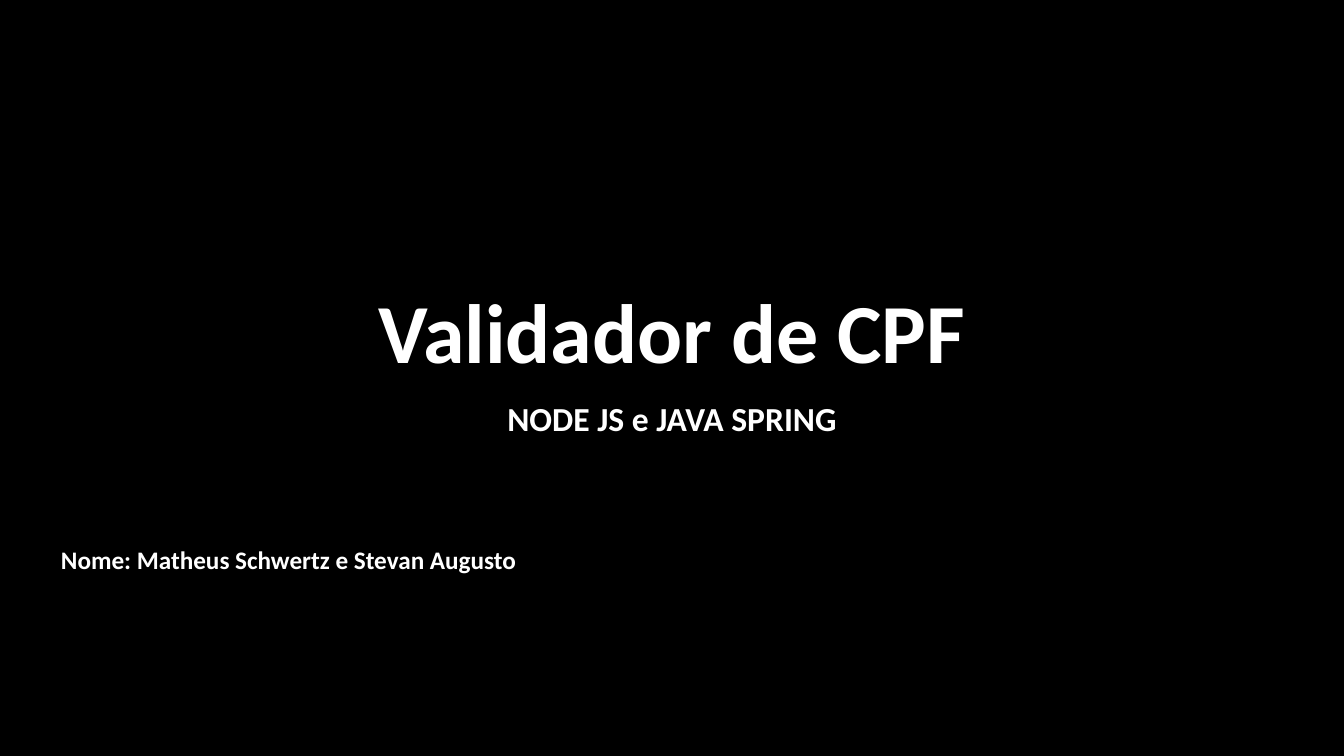
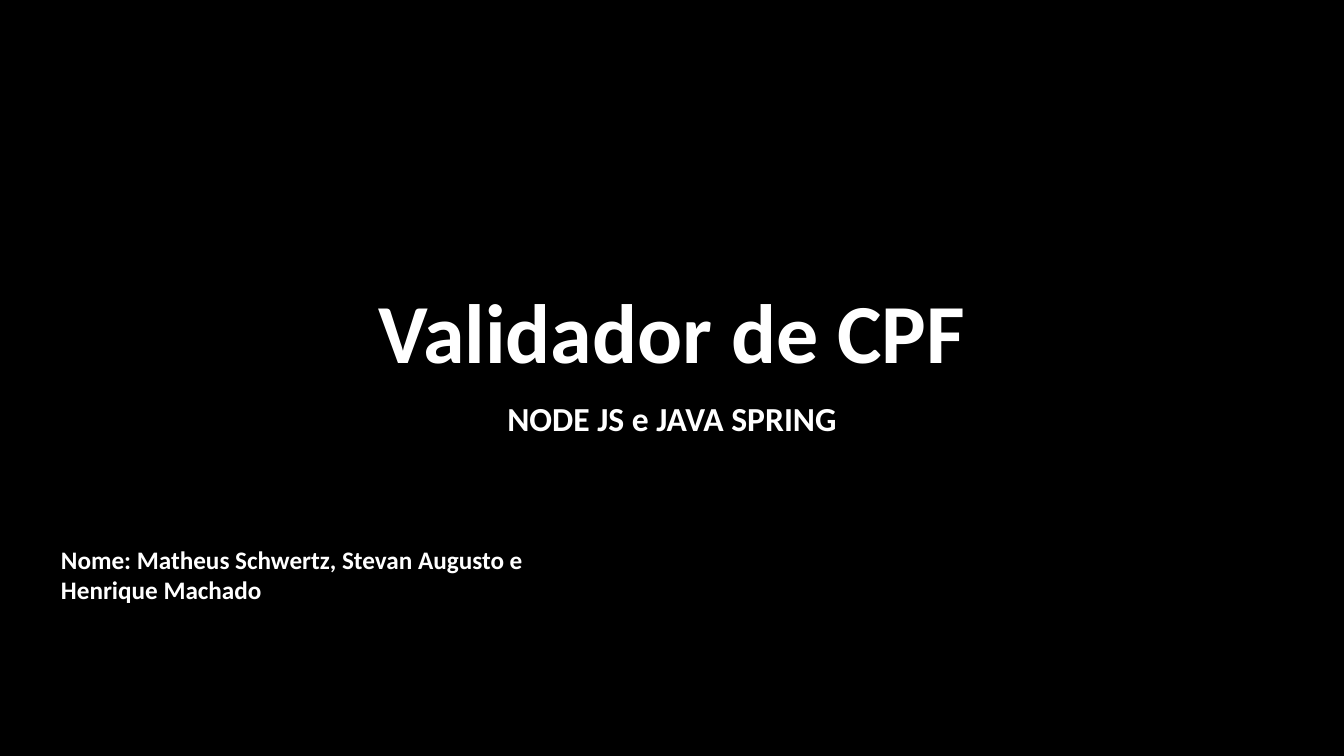
Before and after one commit to Machaass/Validador-de-Cpf-, a slide deck: slide 1 of Validador de CPF.pptx. Drawn at 1344x756 pixels with LibreOffice and Linux fonts; fonts in the diff are those of the drawing. Boxes give left, top, right and bottom in pixels: in the first picture for what was removed or moved away, otherwise in the second. Text is boxed around its words. In the diff, an @@ line names an element or a change of style, - is before the commit and + after.

```diff
--- a/Validador de CPF.pptx
+++ b/Validador de CPF.pptx
@@ text at bbox=[61, 551, 523, 603]: text changed @@
-Nome: Matheus Schwertz e Stevan Augusto
+Nome: Matheus Schwertz, Stevan Augusto e Henrique Machado
```
